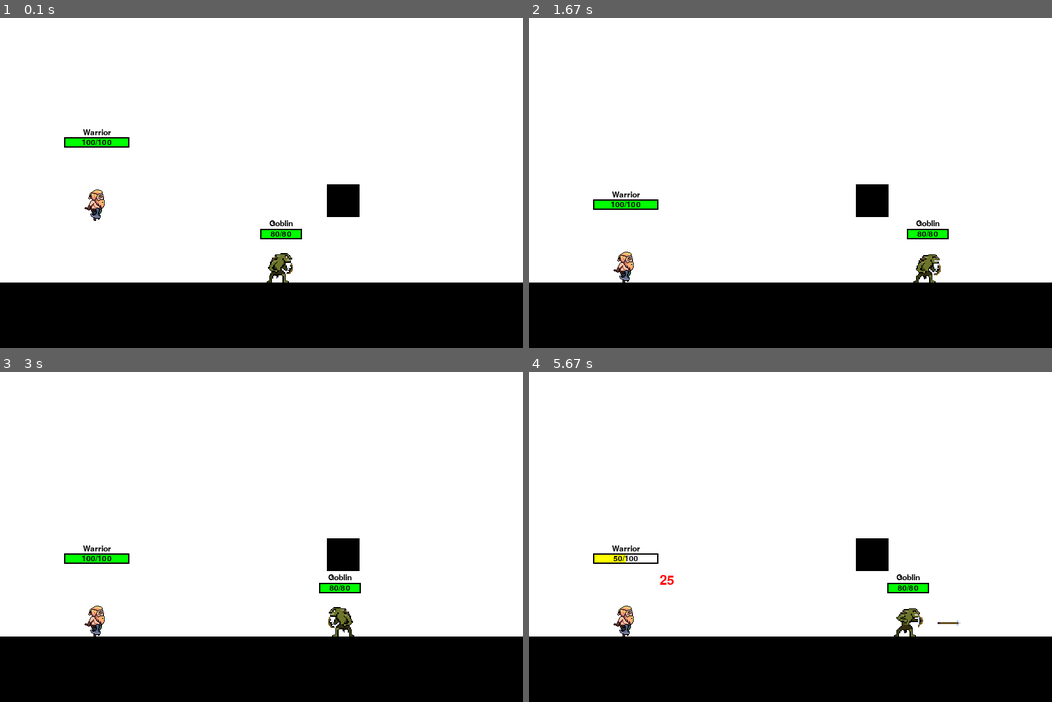
Above: before the commit, frames 1-4 (two rows, left to right).
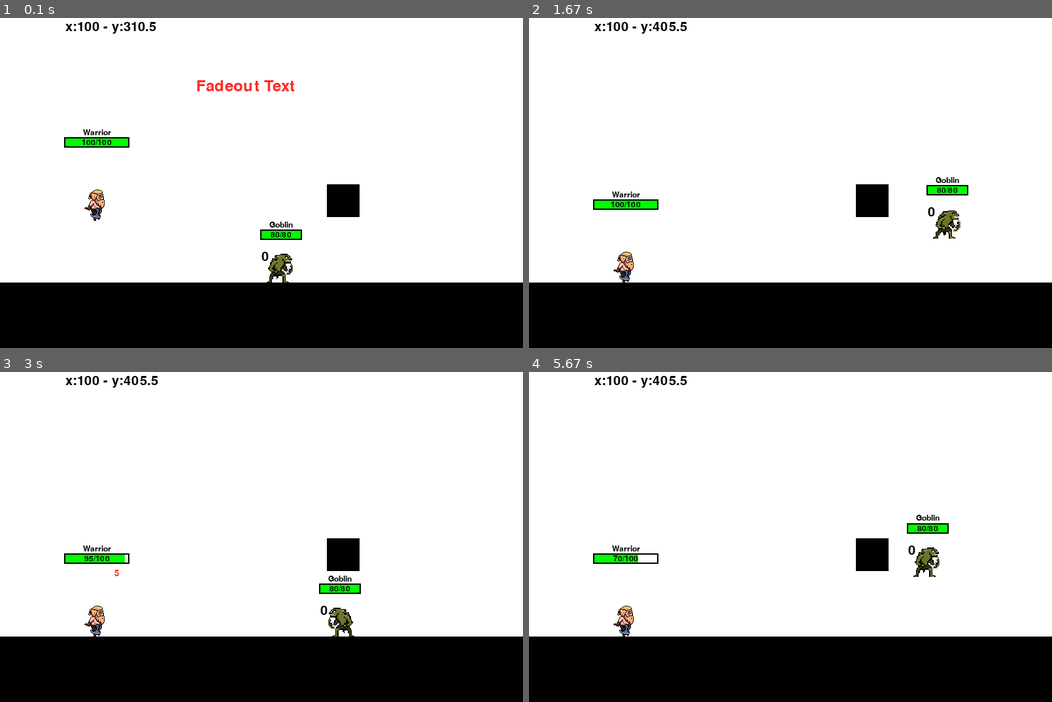
Above: after the commit, the same moments.

Repository: pedroboussiengui/pygame-battle-arena
Game: pygame game, started from main.py
Two runs of this game, one before a commit and one after it. Both use one fixed random seed, a clock stepped at 60 frames per second and the inputs below.
Inputs:
- Up to frame 1 (0.1 s): no input
- Up to frame 2 (1.67 s): tap Space at 0.33 s; hold Right 0.67-1.13 s; hold Up 1.17-1.47 s; hold Right from 1.5 s (still down)
- Up to frame 3 (3 s): release Right at 1.97 s; hold Left 2-2.53 s; tap Space at 2.57, 2.97 s; hold Left from 2.9 s (still down)
- Up to frame 4 (5.67 s): tap Space at 3.27, 3.4, 3.8, 4.1, 4.47, 4.77, 4.97, 5.27, 5.47 s; release Left at 3.3 s; hold Up 3.33-3.7 s; hold Right 3.73-4.37 s; hold Left 4.4-4.87 s; hold Right 4.9-5.37 s; hold Up from 5.4 s (still down)

The runs differ from the first frame. In frame 1, 0.8% of the frame differs, in the area x 12-58%, y 1-80%; in frame 2, 1.4%; in frame 3, 0.6%; in frame 4, 1.7%, in the area x 12-83%, y 1-81%.

Commit message:
feat: too many features

Diff:
--- a/main.py
+++ b/main.py
@@ -1,10 +1,10 @@
 import pygame
 import sys
 from src.hero import Warrior, RotatingAxe
-from src.GoblinArcher import Goblin
+from src.goblin import Goblin
 from src.scanario import Block, blocks
 from src.text import Text
-from src.Square import Square
+from src.Square import Square, TextFadeout
 
 pygame.init()
 
@@ -18,6 +18,10 @@
     all_sprites = pygame.sprite.Group()
 
     text = Text(100, 100, size=30, time=-1)
+
+    text2 = TextFadeout("Fadeout Text", 300, 200, 36, (255, 0, 0), duration=500)
+
+    all_sprites.add(text2)
 
     warrior = Warrior()
     goblin = Goblin()
@@ -66,11 +70,11 @@
         goblin.update(FPS)
         goblin.draw(screen)
 
-        all_sprites.update(FPS)
+        all_sprites.update()
 
         all_sprites.draw(screen)
 
-        # text.draw(screen, f'x:{warrior.player_x} - y:{warrior.player_y}')
+        text.draw(screen, f'x:{warrior.player_x} - y:{warrior.player_y}')
 
         for block in blocks:
             block.draw(screen)
@@ -79,6 +83,10 @@
                 # warrior.player_x = block.rect.left - warrior.frame_width
                 warrior.player_y = block.rect.top - warrior.frame_height + 1
                 warrior.dy = 0
+            if goblin.get_rect().colliderect(block.rect):
+                # warrior.player_x = block.rect.left - warrior.frame_width
+                goblin.pos_y = block.rect.top - goblin.sprint_heigth + 1
+                goblin.dy = 0
 
         # print(warrior.enemies)
 
@@ -97,7 +105,7 @@
         for a in goblin.arrows:
             if a.get_rect().colliderect(warrior.rect()):
                 goblin.arrows.remove(a)
-                warrior.take_damage(screen, goblin.damage)
+                warrior.take_damage(screen, goblin.damage, a.is_critical)
                 a.arrow_hitting_sound.play()
 
         # print([(d.deletable, d.current_time) for d in warrior_sprite.damage_frames])
--- a/src/Square.py
+++ b/src/Square.py
@@ -15,3 +15,32 @@
         self.current_time = self.current_time + 1
         if self.current_time >= self.time * fps:
             self.kill()
+
+
+class TextFadeout(pygame.sprite.Sprite):
+    def __init__(self, text, x, y, size, color=(0, 0, 0), duration=2000):
+        super().__init__()
+        self.text = text
+        self.font = pygame.font.Font(None, size)
+        self.text_color = color
+        self.image = self.font.render(text, True, self.text_color)
+        self.rect = self.image.get_rect(topleft=(x, y))
+        self.start_time = pygame.time.get_ticks()
+        self.duration = duration
+        self.alpha = 255  # Transparência inicial (opacidade total)
+
+    def update(self):
+        current_time = pygame.time.get_ticks()
+        elapsed_time = current_time - self.start_time
+
+        if elapsed_time >= self.duration:
+            self.kill()  # Remove o texto da tela quando a duração terminar
+        else:
+            # Calcula a transparência com base no tempo decorrido
+            self.alpha = 255 - int(255 * (elapsed_time / self.duration))
+            self.image = self.font.render(self.text, True, self.text_color)
+            self.image.set_alpha(self.alpha)  # Define a transparência da imagem
+            self.rect.y = self.rect.y - 2 # particula subindo
+
+    def draw(self, screen):
+        screen.blit(self.image, self.rect.topleft)
--- /dev/null
+++ b/src/base_hero.py
@@ -0,0 +1,88 @@
+
+#
+# classe responsável por encapsular os atributos e métodos comum a todos os herois
+#
+class BaseHero():
+    def __init__(self, name, max_health, base_damage, move_speed, jump_heigth):
+        self.name = name
+        self.max_health = max_health
+        self.current_health = self.max_health
+        self.base_damage = base_damage
+        self.move_speed = move_speed
+        self.jump_heigth = jump_heigth
+
+    # retorna o hitbox do personagem
+    def get_rect():
+        pass
+
+    # engatilha o ataque básico do personagem
+    def attack():
+        pass
+
+    # movimentação do personagem
+    def move():
+        pass
+
+    # animação quando o personagem está parado
+    def idle():
+        pass
+
+    # engatilha o salto do personagem
+    def jump():
+        pass
+
+    # animação de receber dano
+    def hurt():
+        pass
+
+    # morte do personagem
+    def die():
+        pass
+
+    # atualiza os atributos do personagem a cada frame
+    def update():
+        pass
+
+    # desenha o heroi na tela com base nos seus atributos atuais
+    def draw():
+        pass
+
+    # desenha a barra de vida por personagem
+    def draw_health_bar():
+        pass
+
+    # ação quando o personagem toma dano
+    def take_damage():
+        pass
+
+
+#
+# classe herda de BaseHero e encapsula atributos e métodos apenas de herois corpo-à-corpo
+#
+class BaseHeroMelee(BaseHero):
+    def __init__(self):
+        super().__init__(self)
+
+    # adiciona um inimigo que estiver dentro do seu alcance de ataque melee
+    def add_enemy():
+        pass
+
+    # remove um inimigo que sai do seu range de ataque melee
+    def remove_enemy():
+        pass
+
+    # obtem a hitbox de ataque do heroi
+    def get_attack_hitbox():
+        pass
+
+    # causa dano aos inimigos
+    def do_damage():
+        pass
+
+
+#
+# classe herda de BaseHero e encapsula atributos e métodos apenas de herois à distancia
+#
+class BaseHeroRanged(BaseHero):
+    def __init__(self):
+        super().__init__(self)
--- a/src/GoblinArcher.py
+++ b/src/goblin.py
@@ -2,11 +2,13 @@
 from .text import Text
 from .shared.health_bar import HealthBar
 from pygame import mixer
+import random
+from .Square import TextFadeout
 
 pygame.mixer.init(44100, -16, 2, 2048)
 
 class Arrow:
-    def __init__(self, x, y, direction):
+    def __init__(self, x, y, direction, is_critical = False):
         self.arrow = pygame.image.load('./src/assets/GoblinPack/Arrow.png')
         self.arrow_shot_sound = mixer.Sound('./src/assets/throw_arrow.mp3')
         self.arrow_hitting_sound = mixer.Sound('./src/assets/arrow_impact.mp3')
@@ -16,6 +18,7 @@
         self.pos_x = x
         self.pos_y = y
         self.speed = 70
+        self.is_critical = is_critical
         self.w = self.arrow.get_width()
         self.h = self.arrow.get_height()
 
@@ -39,6 +42,7 @@
     def __init__(self):
         self.max_health = 80
         self.current_health = self.max_health
+        self.base_heal = 1 # cura 1 de vida a cada segundo
 
         self.throw_arrow_sprites = pygame.image.load('./src/assets/GoblinPack/GoblinArcher-Sheet.png')
         self.damage_sprites = [pygame.image.load('src/assets/pixil-frame-0.png'),pygame.image.load('src/assets/pixil-frame-1.png'),pygame.image.load('src/assets/pixil-frame-2.png') ]
@@ -51,7 +55,8 @@
 
         self.scale = 0.1
 
-        self.damage = 25
+        self.damage = 5
+        self.critical_chance = 40
         self.damage_index = 0
 
         self.sprint_width = self.throw_arrow_sprites.get_width() // 9
@@ -89,11 +94,37 @@
 
         self.damaged = False
 
-        self.arrows = []
+        self.arrows: list[Arrow] = []
         self.current_arrow = None
+
+        self.frames = pygame.sprite.Group() # frames de dano e cura
+
+        # jump status
+        self.dy = 0
+        self.gravity = 0.5
+
+        # contador do warrior
+        self.c = 0
+
+        self.timers = [
+            (10, self.update_attacking),
+            (50, self.update_arrows),
+            (100, self.update_move),
+            (1000, self.heal),
+            (100, self.frames.update)
+        ]
+
+        self.last_print_times = [pygame.time.get_ticks() for _ in range(len(self.timers))]
 
     def attack(self):
         self.attacking = True
+
+    def add_count_atk(self):
+        self.c = self.c + 1
+
+    def draw_atk_counter(self, screen):
+        text = Text(self.pos_x, self.pos_y, size=30, time=-1)
+        text.draw(screen, str(self.c))
 
     def get_rect(self):
         return pygame.Rect(self.pos_x, self.pos_y, self.sprint_width, self.sprint_heigth)
@@ -109,42 +140,93 @@
         self.health_bar.draw(screen, self.current_health, self.max_health, self.pos_x, self.pos_y)
 
     def jump(self):
-        print('jumping!!')
+        if self.dy == 0:
+            self.dy = -10
+
+    def heal(self):
+        if self.current_health > self.max_health:
+            self.current_health = self.max_health
+        if self.current_health < self.max_health:
+            frame_text = '+' + str(self.base_heal)
+            frame = TextFadeout(frame_text, self.pos_x + 50, self.pos_y - 10, 20, (0, 255, 0), duration=500)
+            self.frames.add(frame)
+            self.current_health = self.current_health + self.base_heal
 
     def update(self, FPS):
         current_time = pygame.time.get_ticks()
-        if current_time - self.last_update > 0.1 * 1000:
-            for i in self.arrows:
-                i.update()
-                if i.pos_x > 700 or i.pos_x < 10:
-                    self.arrows.remove(i)
-
-            if self.damaged:
-                self.damage_index = (self.damage_index + 1) % len(self.damage_sprites)
-                if self.damage_index == len(self.damage_sprites) - 1:
-                    self.damaged = False
-
-            if self.attacking:
-                self.index_atk = (self.index_atk + 1) % len(self.frames_atk)
-                if self.index_atk == 5:
-                    self.current_arrow = Arrow(self.pos_x + 5, self.pos_y + 25, self.direction)
-                    self.arrows.append(self.current_arrow)
-                    self.current_arrow.arrow_shot_sound.play()
-                if self.index_atk == len(self.frames_atk) - 1:
-                    self.attacking = False
-
-            if self.moving:
-                self.index_move = (self.index_move + 1) % len(self.frames_walk)
-                if self.direction == 'right':
-                    self.pos_x = self.pos_x + self.speed
-                else:
-                     self.pos_x = self.pos_x - self.speed
-
-            self.last_update = current_time
+        self.dy += self.gravity
+        self.pos_y += self.dy
+
+        for i, (interval, func) in enumerate(self.timers):
+            if current_time - self.last_print_times[i] >= interval:
+                func()
+                self.last_print_times[i] = current_time
+
+
+        # if current_time - self.last_update > 0.1 * 1000:
+        #     for i in self.arrows:
+        #         i.update()
+        #         if i.pos_x > 700 or i.pos_x < 10:
+        #             self.arrows.remove(i)
+
+        #     if self.damaged:
+        #         self.damage_index = (self.damage_index + 1) % len(self.damage_sprites)
+        #         if self.damage_index == len(self.damage_sprites) - 1:
+        #             self.damaged = False
+
+        #     if self.attacking:
+        #         self.index_atk = (self.index_atk + 1) % len(self.frames_atk)
+        #         if self.index_atk == 5:
+        #             self.current_arrow = Arrow(self.pos_x + 5, self.pos_y + 25, self.direction)
+        #             self.arrows.append(self.current_arrow)
+        #             self.current_arrow.arrow_shot_sound.play()
+        #         if self.index_atk == len(self.frames_atk) - 1:
+        #             self.attacking = False
+
+        #     if self.moving:
+        #         self.index_move = (self.index_move + 1) % len(self.frames_walk)
+        #         if self.direction == 'right':
+        #             self.pos_x = self.pos_x + self.speed
+        #         else:
+        #              self.pos_x = self.pos_x - self.speed
+
+        #     self.last_update = current_time
+
+    def update_arrows(self):
+        for i in self.arrows:
+            i.update()
+            if i.pos_x > 700 or i.pos_x < 10:
+                self.arrows.remove(i)
+
+    def update_attacking(self):
+        if self.attacking:
+            self.index_atk = (self.index_atk + 1) % len(self.frames_atk)
+            if self.index_atk == 5:
+                is_critcal = self.calculate_critical()
+                self.current_arrow = Arrow(self.pos_x + 5, self.pos_y + 25, self.direction, is_critical=is_critcal)
+                self.arrows.append(self.current_arrow)
+                self.current_arrow.arrow_shot_sound.play()
+            if self.index_atk == len(self.frames_atk) - 1:
+                self.attacking = False
+
+    def calculate_critical(self):
+        return random.randint(0, 101) < self.critical_chance
+
+    def update_move(self):
+        if self.moving:
+            self.index_move = (self.index_move + 1) % len(self.frames_walk)
+            if self.direction == 'right':
+                self.pos_x = self.pos_x + self.speed
+            else:
+                self.pos_x = self.pos_x - self.speed
 
     def draw(self, screen):
         # self.draw_rect(screen)
         self.draw_health_bar(screen)
+        self.draw_atk_counter(screen)
+
+        self.frames.draw(screen)
+
         for i in self.arrows:
             i.draw(screen)
 
--- a/src/hero.py
+++ b/src/hero.py
@@ -1,8 +1,9 @@
 import pygame
 from .text import Text
 from pygame import mixer
-from .GoblinArcher import Goblin
+from .goblin import Goblin
 from .shared.health_bar import HealthBar
+from .Square import TextFadeout
 
 pygame.mixer.init(44100, -16, 2, 2048)
 
@@ -85,10 +86,10 @@
         self.frame_index_jump = 0
         # self.frame_rotating_axe = 0
         self.animation_walk = 0.01
-        self.animation_atk = 0.1
+        self.animation_atk = 0.08 # attack speedz
         self.animation_jump = 0.1
 
-        self.damage = 20
+        self.damage = 8
         # self.damage_index = 0
 
         self.health_bar = HealthBar(self.frame_width, self.name)
@@ -113,7 +114,8 @@
 
         self.atk_d = 30
 
-        self.damage_frames = []
+        self.damage_frames = pygame.sprite.Group()
+
 
         self.can_damage = False
         # self.obj_damaged = None
@@ -122,6 +124,10 @@
 
     def attack(self):
         self.attacking = True
+
+    def attack_counter(self):
+        for i in self.enemies:
+            i.add_count_atk()
 
     def add_enemy(self, enemy: Goblin):
         if enemy not in self.enemies:
@@ -144,10 +150,15 @@
         self.dy += self.gravity
         self.player_y += self.dy
 
-        for d in self.damage_frames:
-            d.update(fps)
-            if d.deletable == True:
-                self.damage_frames.remove(d)
+        # for d in self.damage_frames:
+        #     d.update(fps)
+        #     if d.deletable == True:
+        #         self.damage_frames.remove(d)
+
+        self.damage_frames.update()
+
+        if current_time - self.last_update > 1.0 * 1000:
+            print("heal")
 
         if current_time - self.last_update > self.animation_walk * 1000:  # converter para milissegundos
             if self.moving:
@@ -175,6 +186,8 @@
                 if self.frame_index_atk == 2:
                     self.axe_hit.play()
                 if self.frame_index_atk == 2:
+                    if len(self.enemies) != 0:
+                        self.attack_counter()
                     for e in self.enemies:
                         self.to_damage(e)
                 if self.frame_index_atk == len(self.frames_atk) - 1:
@@ -190,8 +203,12 @@
         # self.draw_attack_hitbox(screen)
         self.draw_health_bar(screen)
 
-        for d in self.damage_frames:
-            d.draw(screen, d.text)
+        # for d in self.damage_frames:
+        #     d.draw(screen, d.text)
+
+        self.damage_frames.draw(screen)
+
+        # self.draw_atk_counter(screen)
 
         if self.throwing_axe:
             self.rotate_axe_sprite(screen)
@@ -240,10 +257,17 @@
     def draw_health_bar(self, screen):
         self.health_bar.draw(screen, self.current_health, self.max_health, self.player_x, self.player_y)
 
-    def take_damage(self, screen, damage):
-        t = Text(self.player_x + 100, self.player_y, size=30, time=700, color=(255,0,0), text=str(damage))
-        self.damage_frames.append(t)
-        self.current_health = self.current_health - damage
+    def take_damage(self, screen, damage, is_critical):
+        # t = Text(self.player_x + 100, self.player_y, size=30, time=700, color=(255,0,0), text=str(damage))
+        if is_critical:
+            t = TextFadeout('☠'+str(damage * 2), self.player_x + 75, self.player_y, 40, (255, 0, 0), duration=500)
+            print('critical')
+            self.damage_frames.add(t)
+            self.current_health = self.current_health - 2 * damage
+        else:
+            t = TextFadeout(str(damage), self.player_x + 75, self.player_y, 20, (255, 0, 0), duration=500)
+            self.damage_frames.add(t)
+            self.current_health = self.current_health - damage
 
     def rotate_axe_sprite(self, screen):
         for i in self.rotate_axe:
--- a/src/text.py
+++ b/src/text.py
@@ -22,6 +22,7 @@
             self.current_time = self.current_time + 1
             if self.current_time >= (self.time * fps) // 1000:
                 self.deletable = True
+
 
 
 # class FixedText(Text):
